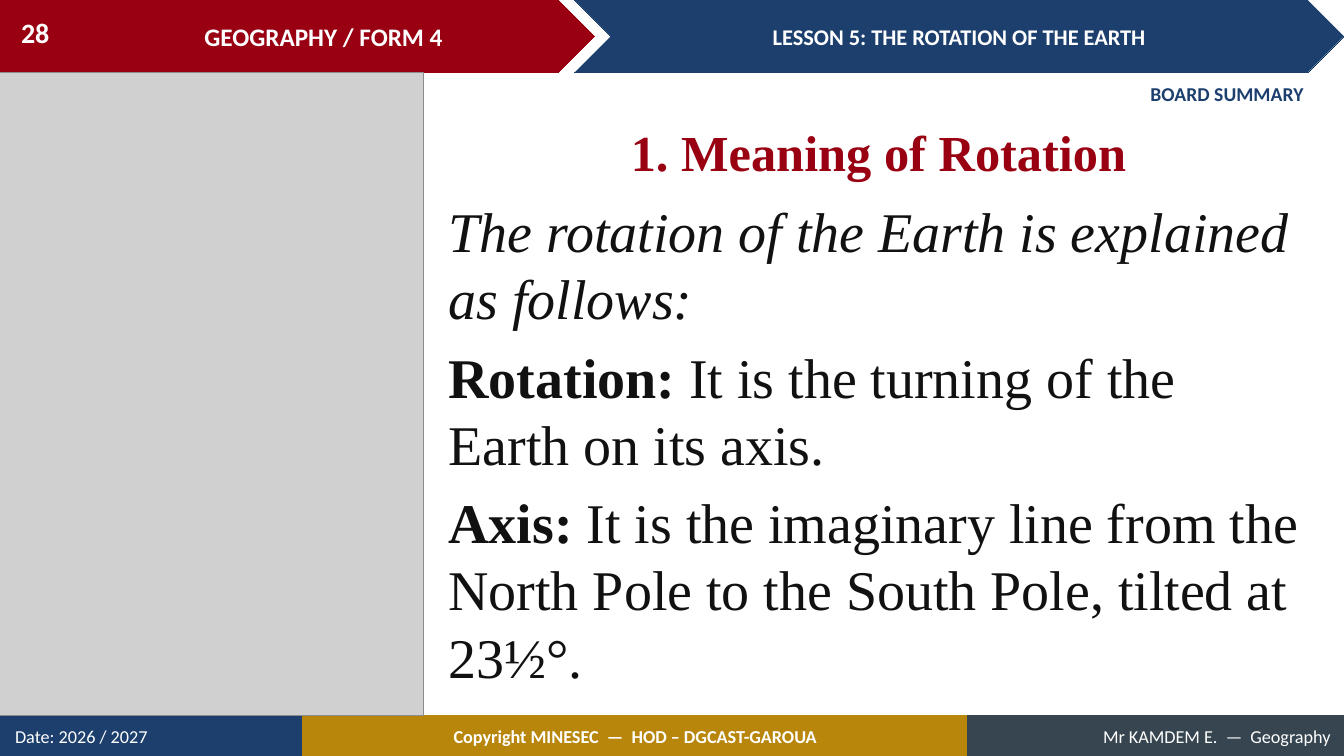
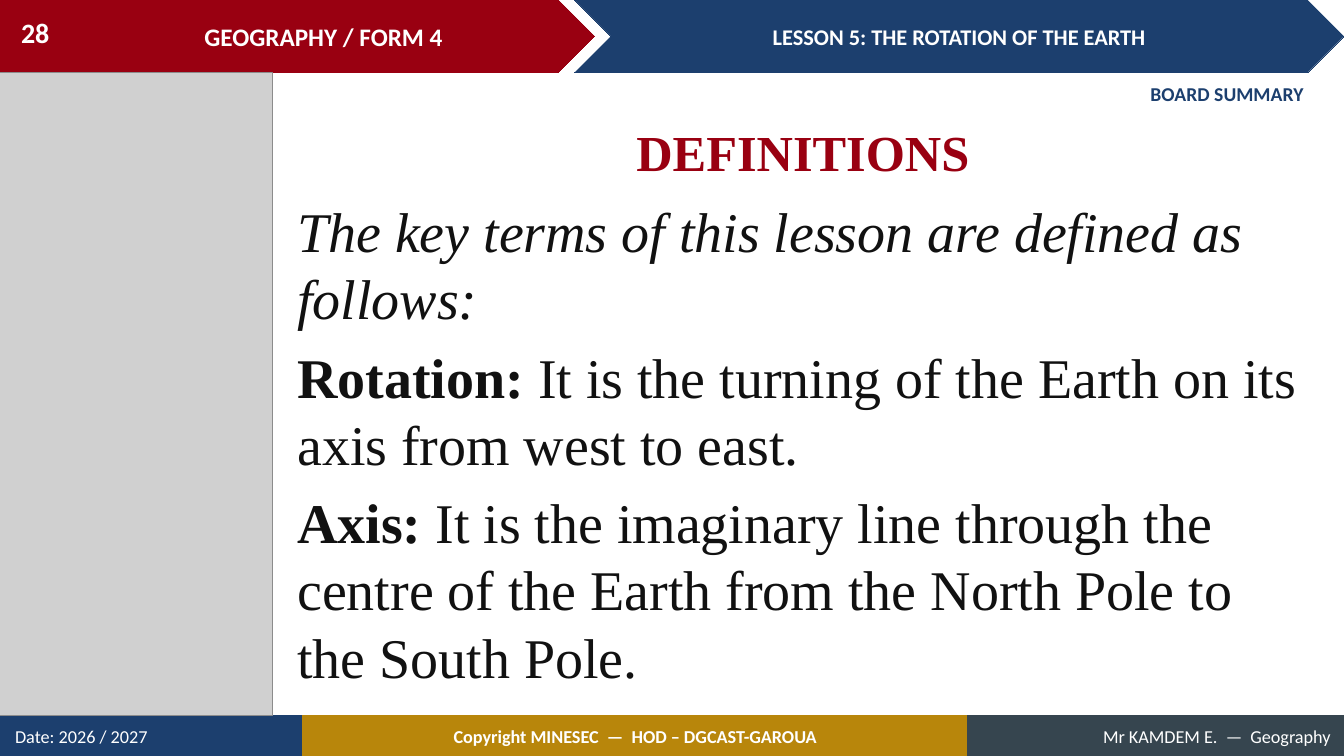
Before and after one commit to Berthautk/linea-github, a slide deck: slide 28 of lecons/F3/08_FORM4_LESSON05_Rotation_of_the_Earth.pptx. Drawn at 1344x756 pixels with LibreOffice and Linux fonts; fonts in the diff are those of the drawing; grey boxes stand for pictures. Boxes give left, top, right and bottom in pixels: in the first picture for what was removed or moved away, otherwise in the second. Text is boxed around its words. In the diff, an @@ line names an element or a change of style, - is before the commit and + after.

```diff
--- a/lecons/F3/08_FORM4_LESSON05_Rotation_of_the_Earth.pptx
+++ b/lecons/F3/08_FORM4_LESSON05_Rotation_of_the_Earth.pptx
@@ picture: place and size @@
-picture at (0,73,423,716)
+picture at (0,73,272,716)
@@ text at (636,137,969,172): text changed @@
-1. Meaning of Rotation
+DEFINITIONS
@@ text at (297,212,1296,679): text changed @@
-The rotation of the Earth is explained as follows:
-Rotation: It is the turning of the Earth on its axis.
-Axis: It is the imaginary line from the North Pole to the South Pole, tilted at 23½°.
+The key terms of this lesson are defined as follows:
+Rotation: It is the turning of the Earth on its axis from west to east.
+Axis: It is the imaginary line through the centre of the Earth from the North Pole to the South Pole.
```
Also in this commit, not shown: 11 other slides changed, 5 slides added, 2 slides removed, 10 other files.
